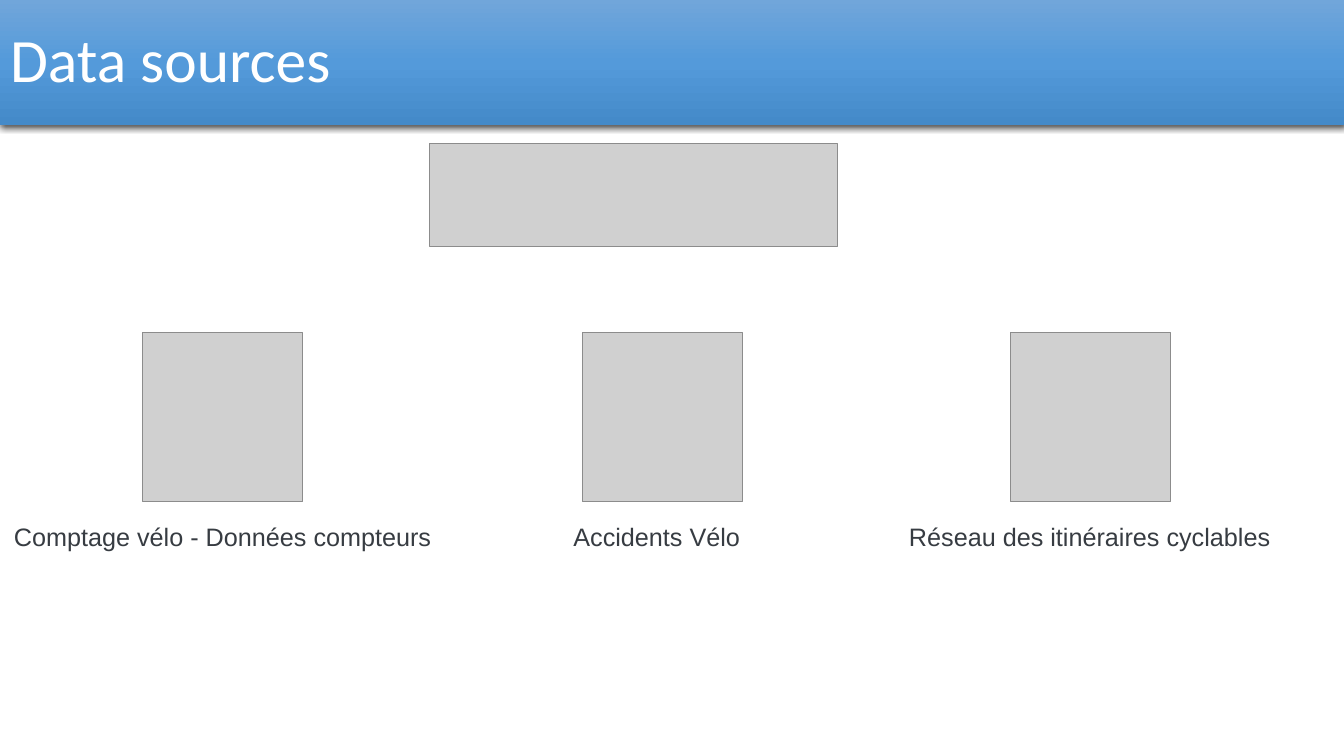
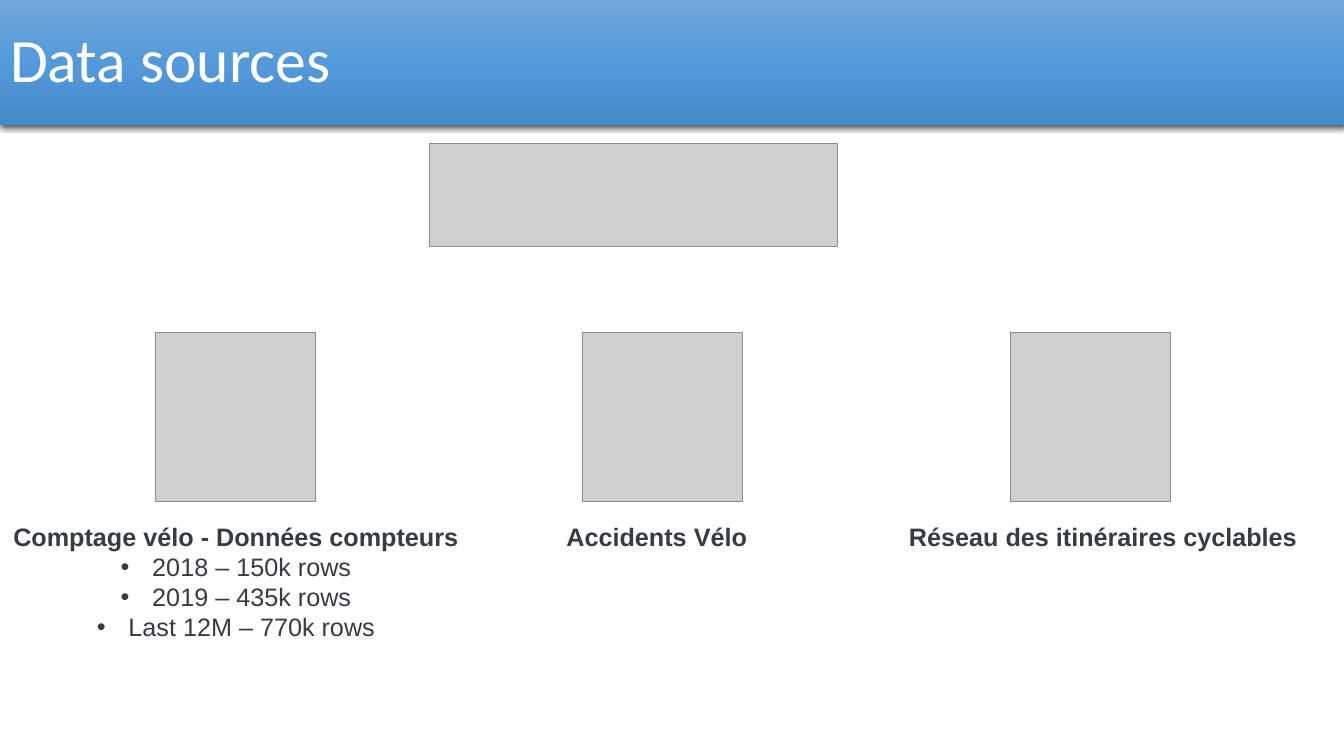
Before and after one commit to tmcdonald92/Bike-Traffic-In-Paris, a slide deck: slide 3 of Statistical Analysis of the Bike Traffic in Paris/Bike Traffic in Paris.pptx. Drawn at 1344x756 pixels with LibreOffice and Linux fonts; fonts in the diff are those of the drawing; grey boxes stand for pictures. Boxes give left, top, right and bottom in pixels: in the first picture for what was removed or moved away, otherwise in the second. Text is boxed around its words. In the diff, an @@ line names an element or a change of style, - is before the commit and + after.

Commit message:
Presentation and dataset

```diff
--- a/Statistical Analysis of the Bike Traffic in Paris/Bike Traffic in Paris.pptx
+++ b/Statistical Analysis of the Bike Traffic in Paris/Bike Traffic in Paris.pptx
@@ picture: place and size @@
-picture at (142, 333, 302, 502)
+picture at (156, 333, 317, 502)
@@ text at (13, 527, 458, 551): bold on in "Comptage vélo - Données compteurs" @@
@@ text "Accidents Vélo" at (566, 527, 747, 547): bold on @@
@@ text "Réseau des itinéraires cyclables" at (909, 527, 1296, 551): bold on @@
@@ text at (128, 557, 375, 637): paragraphs added @@
+• 2018 – 150k rows
+• 2019 – 435k rows
+• Last 12M – 770k rows
```
Also in this commit, not shown: 2 other files.
